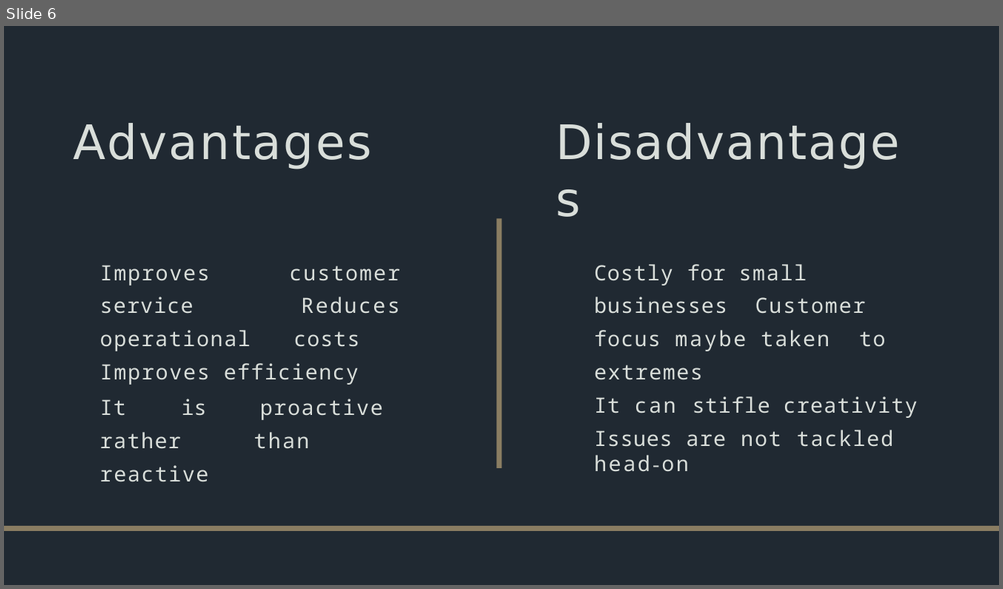
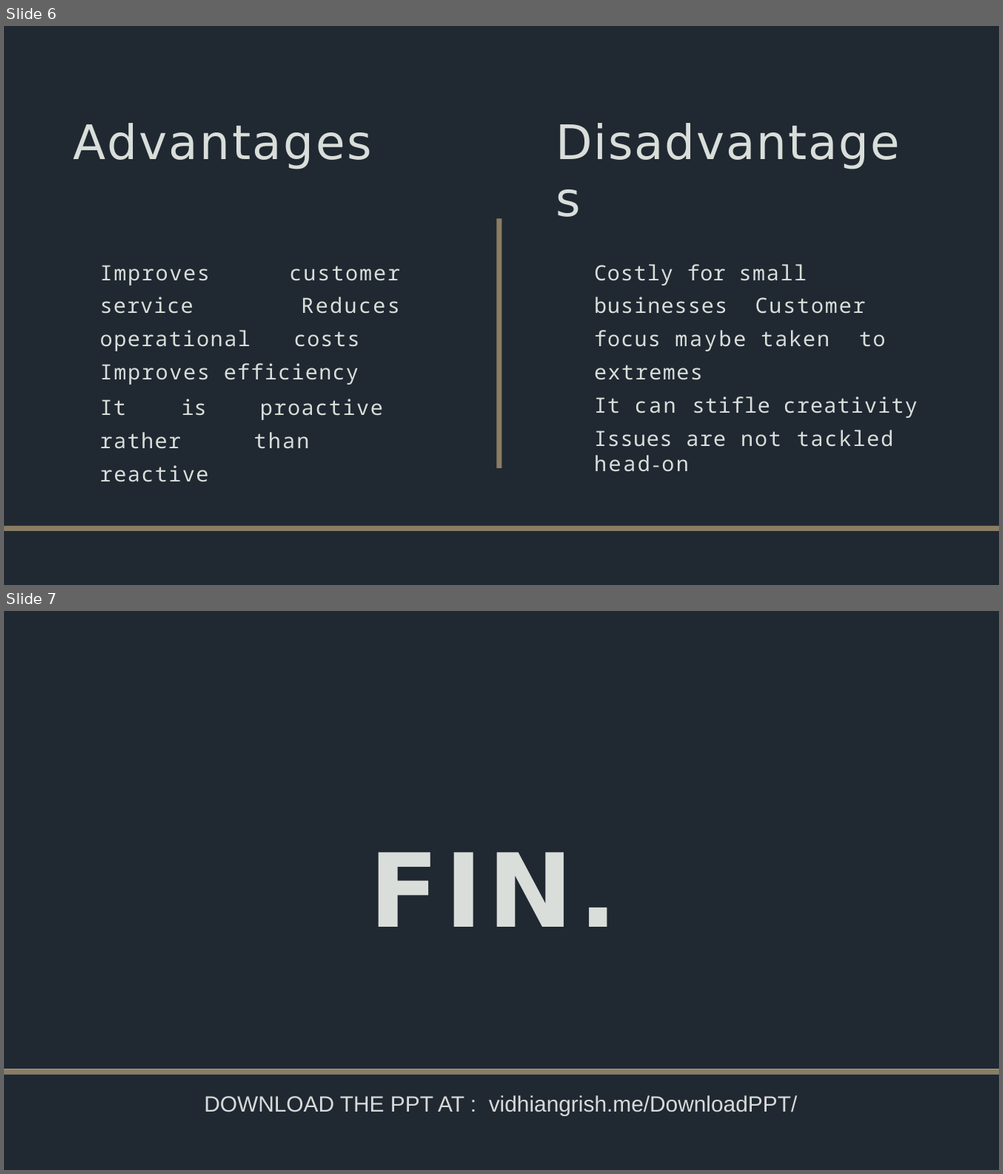
Before and after one commit to vd152/portfolio2, a slide deck: assets/img/IM.pptx. Shown one above the other, each under a label of ours: slide 6 before the commit, slides 6 and 7 after it. The pictures are 1003x589 and 1003x1174 pixels, drawn with LibreOffice and Linux fonts; fonts in the diff are those of the drawing; background and template pictures are left out. Boxes give left, top, right and bottom in pixels: in the first picture for what was removed or moved away, otherwise in the second. Text is boxed around its words. In the diff, an @@ line names an element or a change of style, - is before the commit and + after.

Commit message:
trial

```diff
--- a/assets/img/IM.pptx
+++ b/assets/img/IM.pptx
@@ slide 7 added at (x1=4, y1=611, x2=999, y2=1170), background #FFFFFF @@
@@ freeform shape added at (x1=4, y1=611, x2=999, y2=1070), fill #202932 @@
@@ title added at (x1=370, y1=852, x2=617, y2=927), 148 pt, text #D9DEDA, bold @@
+FIN.
@@ freeform shape added at (x1=4, y1=1074, x2=999, y2=1170), fill #202932 @@
@@ freeform shape added at (x1=4, y1=1070, x2=999, y2=1074), fill #8A7D62 @@
@@ text added at (x1=204, y1=1096, x2=797, y2=1116), 32 pt, text #D9D9D9 @@
+DOWNLOAD THE PPT AT : vidhiangrish.me/DownloadPPT/
```
